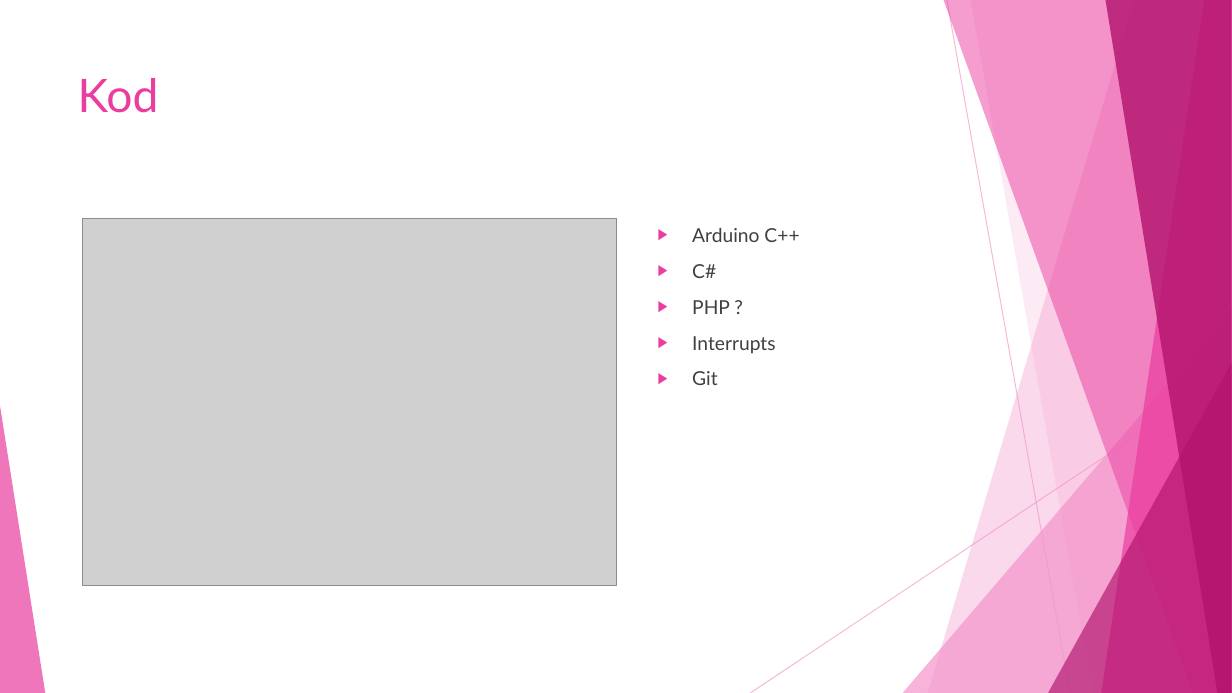
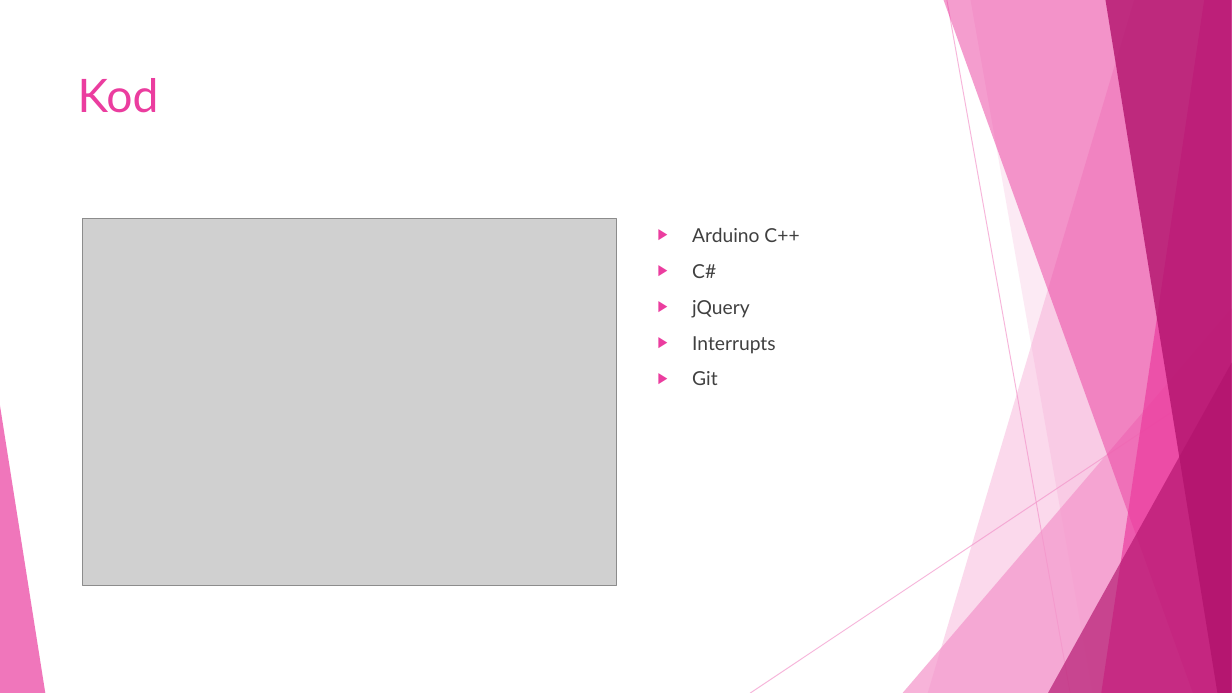
Before and after one commit to GoblinDynamiteer/voteMachine, a slide deck: slide 7 of Documentation/presentation/voteMachine.pptx (slide 6 before the commit). Drawn at 1232x693 pixels with LibreOffice and Linux fonts; fonts in the diff are those of the drawing; grey boxes stand for pictures. Boxes give left, top, right and bottom in pixels: in the first picture for what was removed or moved away, otherwise in the second. Text is boxed around its words. In the diff, an @@ line names an element or a change of style, - is before the commit and + after.

```diff
--- a/Documentation/presentation/voteMachine.pptx
+++ b/Documentation/presentation/voteMachine.pptx
@@ text at [692, 300, 749, 318]: text changed @@
-▶ PHP ?
+▶ jQuery
```
Also in this commit, not shown: 3 other slides changed, 1 slide added, 3 other files.
